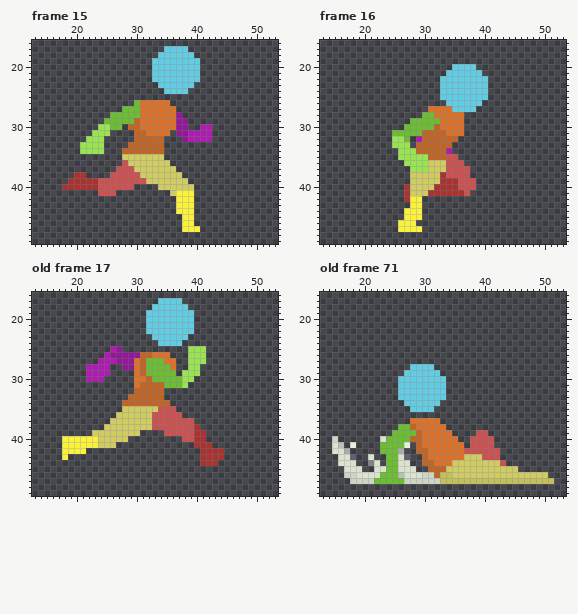
Pixel-art file -- First/assets/2DpixelTemplate/Spritesheet.aseprite. Above: the version before the commit.
64x64 pixels, 150 frames. Colours within 5 levels of each other are drawn and written as one. Shown: frame 15: x 13..53, y 16..49; frame 16: x 13..53, y 16..49; old frame 17: x 13..53, y 16..49; old frame 71: x 13..53, y 16..49. The commit also changed other frames, which this record leaves out.
And afterwards:
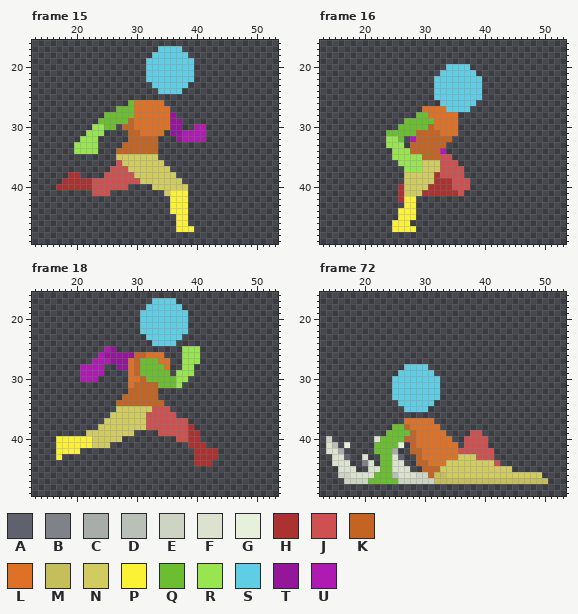
Palette (. is transparent): A #5f616e  B #7f8389  C #a7ada8  D #b9c0b7  E #cdd4c3  F #dbe3cf  G #e7f0da  H #ac3232  J #ce5050  K #c46423  L #df7126  M #c4bf5a  N #d1cc60  P #fbf236  Q #6abe30  R #99e550  S #5fcde4  T #951799  U #af1ab2
A new or re-ordered frame is compared with the old frame closest to it.
The exact change:
frames 150 -> 178
--- frame 15, layer "run"
@@ x 13..53 @@
 16 .........................................
-17 ......................SSSS...............
-18 .....................SSSSSS..............
-19 ....................SSSSSSSS.............
-20 ....................SSSSSSSS.............
-21 ....................SSSSSSSS.............
-22 ....................SSSSSSSS.............
-23 .....................SSSSSS..............
-24 ......................SSSS...............
+17 .....................SSSS................
+18 ....................SSSSSS...............
+19 ...................SSSSSSSS..............
+20 ...................SSSSSSSS..............
+21 ...................SSSSSSSS..............
+22 ...................SSSSSSSS..............
+23 ....................SSSSSS...............
+24 .....................SSSS................
 25 .........................................
-26 .................QLLLLL..................
-27 ...............QQQLLLLLL.................
-28 .............QQQQQLLLLLLT................
-29 ............QQQQQKLLLLLLTT...............
-30 ...........RRQQ.KKLLLLLLTT..UU...........
-31 ..........RRR....KKLLLL.TTUUUU...........
-32 .........RRR.....KKKKK...TUUUU...........
-33 ........RRRR....KKKKKK...................
-34 ........RRRR...KKKKKKK...................
-35 ...............NNNNNNN...................
-36 ...............JNNNNNNN..................
-37 ..............JJJNNNNNNN.................
-38 .......HH....JJJJJNNNNNNN................
-39 ......HHHHHJJJJJJJJNNNNNNN...............
-40 .....HHHHHHJJJJJJ....NNNNNN..............
-41 ...........JJJ.........NPPP..............
-42 ........................PPP..............
-43 ........................PPP..............
-44 ........................PPP..............
-45 .........................PP..............
-46 .........................PP..............
-47 .........................PPP.............
+26 ................QLLLLL...................
+27 ..............QQQLLLLLL..................
+28 ............QQQQQLLLLLLT.................
+29 ...........QQQQQKLLLLLLTT................
+30 ..........RRQQ.KKLLLLLLTT..UU............
+31 .........RRR....KKLLLL.TTUUUU............
+32 ........RRR.....KKKKK...TUUUU............
+33 .......RRRR....KKKKKK....................
+34 .......RRRR...KKKKKKK....................
+35 ..............NNNNNNN....................
+36 ..............JNNNNNNN...................
+37 .............JJJNNNNNNN..................
+38 ......HH....JJJJJNNNNNNN.................
+39 .....HHHHHJJJJJJJJNNNNNNN................
+40 ....HHHHHHJJJJJJ....NNNNNN...............
+41 ..........JJJ.........NPPP...............
+42 .......................PPP...............
+43 .......................PPP...............
+44 .......................PPP...............
+45 ........................PP...............
+46 ........................PP...............
+47 ........................PPP..............
 48 .........................................
--- frame 16, layer "run"
@@ x 22..42 @@
 19 .....................
-20 .............SSSS....
-21 ............SSSSSS...
-22 ...........SSSSSSSS..
-23 ...........SSSSSSSS..
-24 ...........SSSSSSSS..
-25 ...........SSSSSSSS..
-26 ............SSSSSS...
-27 .........LLLLSSSS....
-28 ........QQLLLLL......
-29 ......QQQQQLLLL......
-30 .....QQQQQKLLLL......
-31 ...QQQQQKKKKLLL......
-32 ...RRQ.UKKKKKK.......
-33 ...RRR.KKKKKK........
-34 ....RRRKKKKKU........
-35 ....RRRRRKKKJJ.......
-36 .....RRRRNNNJJJ......
-37 ......RRRNNNJJJJ.....
-38 ......NNNNNHJJJJ.....
-39 ......NNNNNHHHJJJ....
-40 .....HNNNNHHHHJJJ....
-41 .....HNNNHHHHHHJ.....
-42 .....HPP.............
-43 ......PP.............
-44 .....PPP.............
-45 .....PPP.............
-46 ....PPP..............
-47 ....PPPP.............
+20 ............SSSS.....
+21 ...........SSSSSS....
+22 ..........SSSSSSSS...
+23 ..........SSSSSSSS...
+24 ..........SSSSSSSS...
+25 ..........SSSSSSSS...
+26 ...........SSSSSS....
+27 ........LLLLSSSS.....
+28 .......QQLLLLL.......
+29 .....QQQQQLLLL.......
+30 ....QQQQQKLLLL.......
+31 ..QQQQQKKKKLLL.......
+32 ..RRQ.UKKKKKK........
+33 ..RRR.KKKKKK.........
+34 ...RRRKKKKKU.........
+35 ...RRRRRKKKJJ........
+36 ....RRRRNNNJJJ.......
+37 .....RRRNNNJJJJ......
+38 .....NNNNNHJJJJ......
+39 .....NNNNNHHHJJJ.....
+40 ....HNNNNHHHHJJJ.....
+41 ....HNNNHHHHHHJ......
+42 ....HPP..............
+43 .....PP..............
+44 ....PPP..............
+45 ....PPP..............
+46 ...PPP...............
+47 ...PPPP..............
 48 .....................
--- frame 18 is new; against old frame 17, layer "run"
@@ x 13..53 @@
 16 .........................................
-17 .....................SSSS................
-18 ....................SSSSSS...............
-19 ...................SSSSSSSS..............
-20 ...................SSSSSSSS..............
-21 ...................SSSSSSSS..............
-22 ...................SSSSSSSS..............
-23 ....................SSSSSS...............
-24 .....................SSSS................
-25 .............UT...........RRR............
-26 ............UTTTTTKKLLL...RRR............
-27 ...........UUUTTTLKQQQLL..RRR............
-28 .........UUUU..TTLKQQQQL..RR.............
-29 .........UUUU....LKQQQQQ.RRR.............
-30 .........UUU.....LLKQQQQQRR..............
-31 .................LKKKKQQQR...............
-32 .................KKKKK...................
-33 ................KKKKKK...................
-34 ...............KKKKKKKK..................
-35 ...............NNNNNNJJJ.................
-36 ..............NNNNNNJJJJJ................
-37 .............NNNNNNNJJJJJJJ..............
-38 ............NNNNNNNNJJJJJJJH.............
-39 ..........NNNNNNNN....JJJJJHH............
-40 .....PPPPPPNNNNN.........JJHH............
-41 .....PPPPPPNNN.............HHH...........
-42 .....PPPP...................HHHH.........
-43 .....P......................HHHH.........
-44 ............................HHH..........
+17 ....................SSSS.................
+18 ...................SSSSSS................
+19 ..................SSSSSSSS...............
+20 ..................SSSSSSSS...............
+21 ..................SSSSSSSS...............
+22 ..................SSSSSSSS...............
+23 ...................SSSSSS................
+24 ....................SSSS.................
+25 ............UT...........RRR.............
+26 ...........UTTTTTKKLLL...RRR.............
+27 ..........UUUTTTLKQQQLL..RRR.............
+28 ........UUUU..TTLKQQQQL..RR..............
+29 ........UUUU....LKQQQQQ.RRR..............
+30 ........UUU.....LLKQQQQQRR...............
+31 ................LKKKKQQQR................
+32 ................KKKKK....................
+33 ...............KKKKKK....................
+34 ..............KKKKKKKK...................
+35 ..............NNNNNNJJJ..................
+36 .............NNNNNNJJJJJ.................
+37 ............NNNNNNNJJJJJJJ...............
+38 ...........NNNNNNNNJJJJJJJH..............
+39 .........NNNNNNNN....JJJJJHH.............
+40 ....PPPPPPNNNNN.........JJHH.............
+41 ....PPPPPPNNN.............HHH............
+42 ....PPPP...................HHHH..........
+43 ....P......................HHHH..........
+44 ...........................HHH...........
 45 .........................................
--- frame 72 against old frame 71, layer "slide"
@@ x 13..53 @@
 27 .........................................
-28 ...............SSSS......................
-29 ..............SSSSSS.....................
-30 .............SSSSSSSS....................
-31 .............SSSSSSSS....................
-32 .............SSSSSSSS....................
-33 .............SSSSSSSS....................
-34 ..............SSSSSS.....................
-35 ...............SSSS......................
+28 ..............SSSS.......................
+29 .............SSSSSS......................
+30 ............SSSSSSSS.....................
+31 ............SSSSSSSS.....................
+32 ............SSSSSSSS.....................
+33 ............SSSSSSSS.....................
+34 .............SSSSSS......................
+35 ..............SSSS.......................
 36 .........................................
-37 ...............LLLLL.....................
-38 .............QQKLLLLL....................
-39 ............QQQQKLLLLL....JJ.............
-40 ..E.......FQQQQKKLLLLLL..JJJJ............
-41 ..FD.G....QQQQG.KLLLLLLL.JJJJ............
-42 ..FFC.....QQQC..KKLLLLLLJJJJJJ...........
-43 ...FFA..F..QQFA..KLLLLLLNNNJJJ...........
-44 ...FFF..BF.QQFF..KKLLLNNNNNNNNJ..........
-45 ....FFF..FFQQFFF..KKKNNNNNNNNNNNN........
-46 ....EEFFFFQQQDFFFEEKMMNNNNNNNNNNNNNNNN...
-47 .....EEEEQQQQQEEEEEEMMMMMMMMMMMMMMMMMMM..
+37 ..............LLLLL......................
+38 ............QQKLLLLL.....................
+39 ...........QQQQKLLLLL....JJ..............
+40 .E.......FQQQQKKLLLLLL..JJJJ.............
+41 .FD.G....QQQQG.KLLLLLLL.JJJJ.............
+42 .FFC.....QQQC..KKLLLLLLJJJJJJ............
+43 ..FFA..F..QQFA..KLLLLLLNNNJJJ............
+44 ..FFF..BF.QQFF..KKLLLNNNNNNNNJ...........
+45 ...FFF..FFQQFFF..KKKNNNNNNNNNNNN.........
+46 ...EEFFFFQQQDFFFEEKMMNNNNNNNNNNNNNNNN....
+47 ....EEEEQQQQQEEEEEEMMMMMMMMMMMMMMMMMMM...
 48 .........................................
Where, in picture pixels (left, top, right, bottom), the same in both pictures:
changed: (56, 46, 212, 232)
changed: (386, 64, 488, 232)
changed: (56, 298, 224, 466)
changed: (326, 364, 518, 484)
erased: (542, 472, 554, 484)
